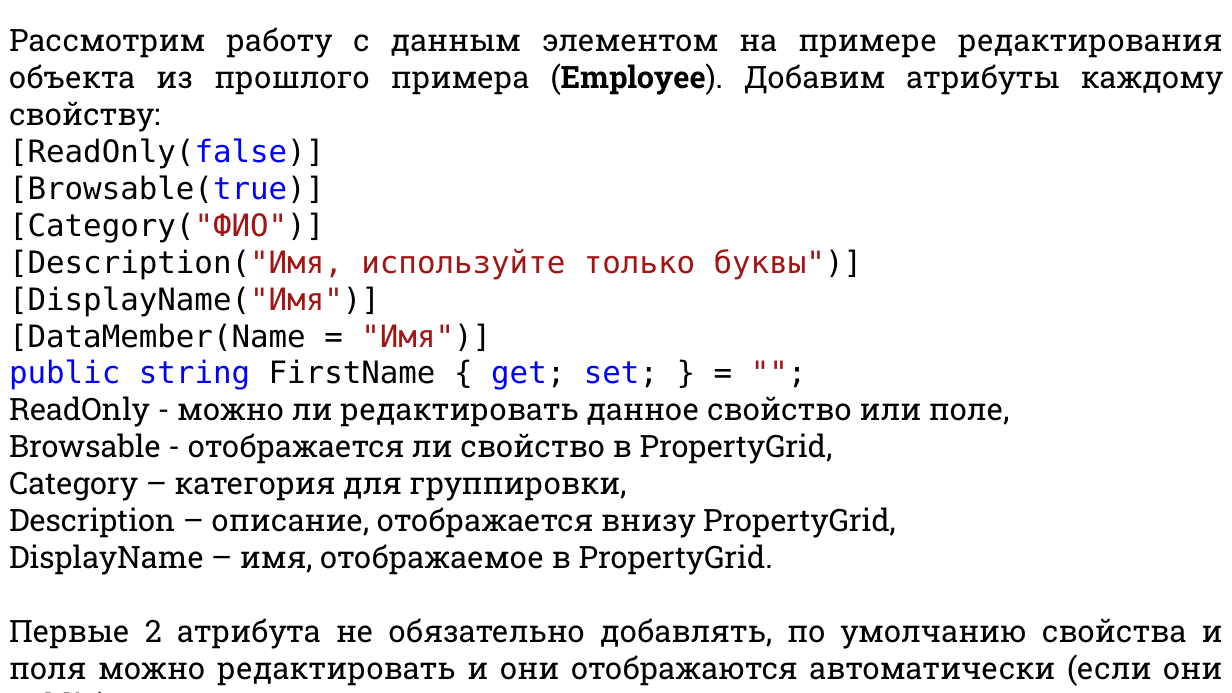
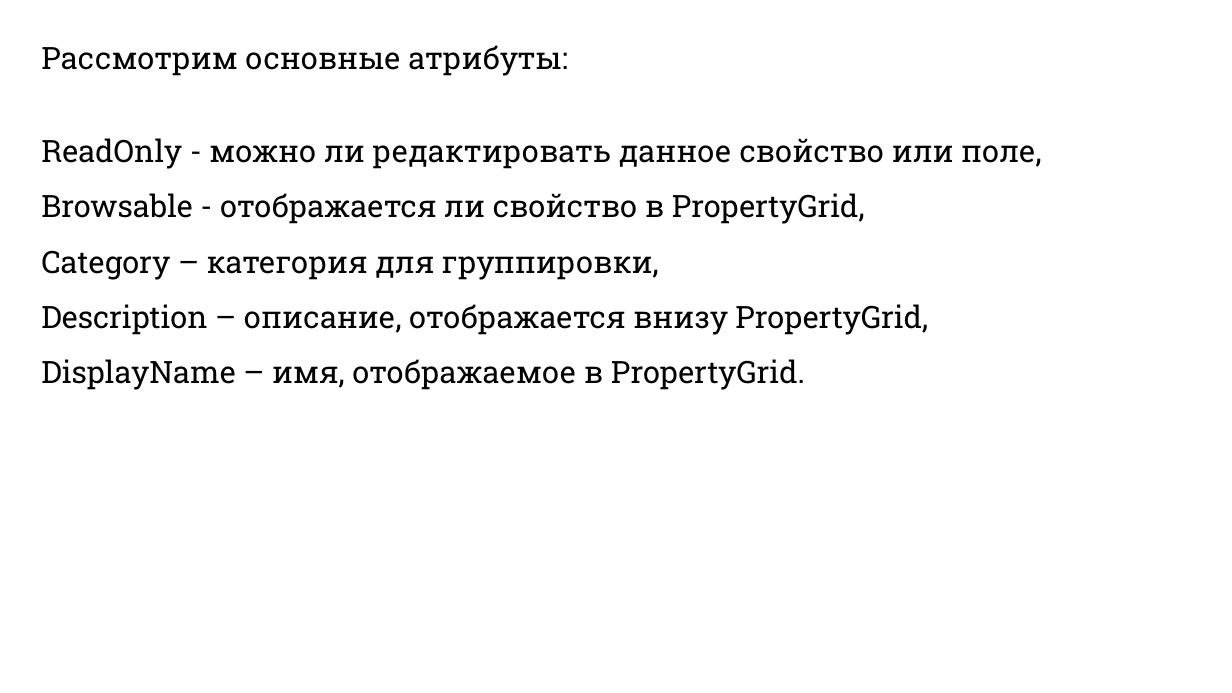
Before and after one commit to DaniilKlyukin/ITiP-2, a slide deck: slide 26 of Лекции/ИТиП 2 лек 7.pptx (slide 17 before the commit). Drawn at 1232x693 pixels with LibreOffice and Linux fonts; fonts in the diff are those of the drawing. Boxes give left, top, right and bottom in pixels: in the first picture for what was removed or moved away, otherwise in the second. Text is boxed around its words. In the diff, an @@ line names an element or a change of style, - is before the commit and + after.

```diff
--- a/Лекции/ИТиП 2 лек 7.pptx
+++ b/Лекции/ИТиП 2 лек 7.pptx
@@ text "Рассмотрим основные атрибуты:": place and size @@
-text "Рассмотрим основные атрибуты:" at [9, 27, 1223, 686]
+text "Рассмотрим основные атрибуты:" at [41, 45, 1041, 390]
@@ text at [41, 45, 567, 76]: text changed; font DejaVu Sans Mono to Roboto Slab @@
-Рассмотрим работу с данным элементом на примере редактирования объекта из прошлого примера (Employee). Добавим атрибуты каждому свойству:
-[ReadOnly(false)]
-[Browsable(true)]
-[Category("ФИО")]
-[Description("Имя, используйте только буквы")]
-[DisplayName("Имя")]
-[DataMember(Name = "Имя")]
-public string FirstName { get; set; } = "";
+Рассмотрим основные атрибуты:
@@ text at [41, 138, 1041, 390]: line spacing 1 to 1.5 @@
@@ text at [9, 618, 1223, 686]: paragraph removed @@
-Первые 2 атрибута не обязательно добавлять, по умолчанию свойства и поля можно редактировать и они отображаются автоматически (если они public).
```
Also in this commit, not shown: 16 other slides changed, 10 slides added, 8 other files.
